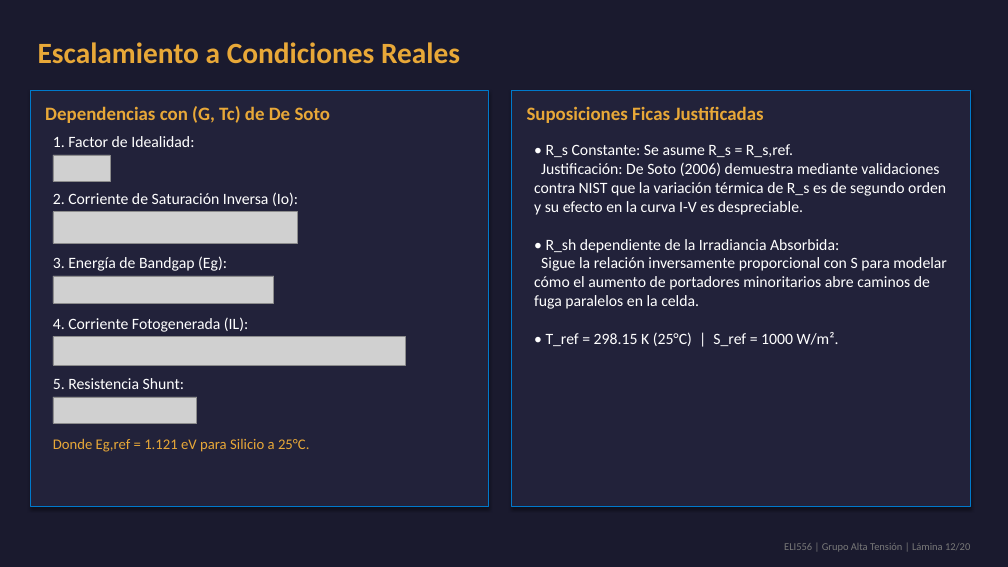
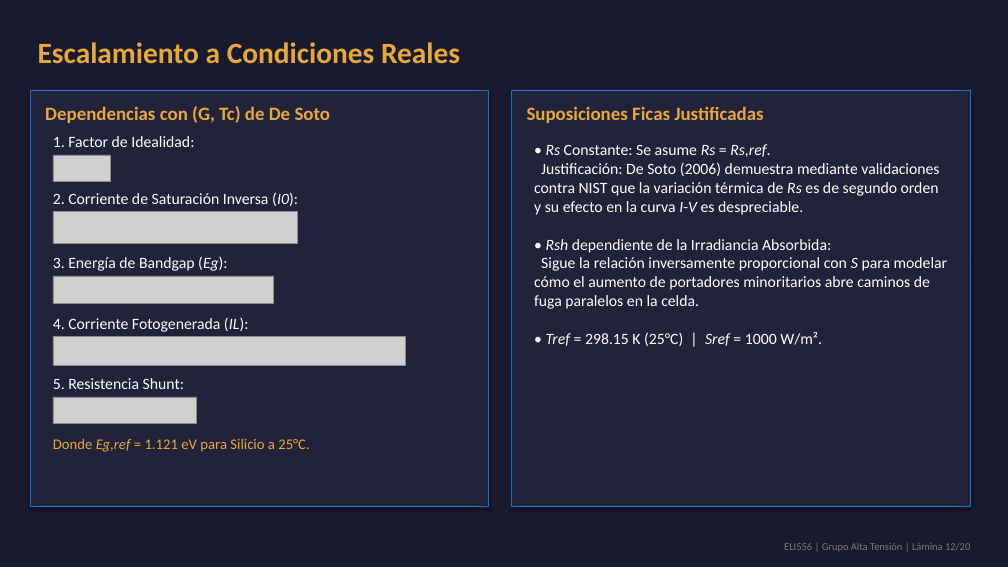
Before and after one commit to theChosen16/t2-paneles, a slide deck: slide 12 of output/Presentacion_Final_ELI556_Atacama.pptx. Drawn at 1008x567 pixels with LibreOffice and Linux fonts; fonts in the diff are those of the drawing; grey boxes stand for pictures. Boxes give left, top, right and bottom in pixels: in the first picture for what was removed or moved away, otherwise in the second. Text is boxed around its words. In the diff, an @@ line names an element or a change of style, - is before the commit and + after.

Commit message:
Fix visual overlaps and implement inline LaTeX variable formatting on slides 5,6,8,9,10,11,12,15,18,19

```diff
--- a/output/Presentacion_Final_ELI556_Atacama.pptx
+++ b/output/Presentacion_Final_ELI556_Atacama.pptx
@@ text at <box>534,144,948,346</box>: text changed @@
-• R_s Constante: Se asume R_s = R_s,ref.
-Justificación: De Soto (2006) demuestra mediante validaciones contra NIST que la variación térmica de R_s es de segundo orden y su efecto en la curva I-V es despreciable.
-• R_sh dependiente de la Irradiancia Absorbida:
-Sigue la relación inversamente proporcional con S para modelar cómo el aumento de portadores minoritarios abre caminos de fuga paralelos en la celda.
-• T_ref = 298.15 K (25°C) | S_ref = 1000 W/m².
+• Rs Constante: Se asume Rs = Rs,ref.
+Justificación: De Soto (2006) demuestra mediante validaciones contra NIST que la variación térmica de Rs es de segundo orden y su efecto en la curva I-V es despreciable.
+• Rsh dependiente de la Irradiancia Absorbida:
+Sigue la relación inversamente proporcional con S para modelar cómo el aumento de portadores minoritarios abre caminos de fuga paralelos en la celda.
+• Tref = 298.15 K (25°C) | Sref = 1000 W/m².
@@ text at <box>53,192,298,206</box>: text changed @@
-2. Corriente de Saturación Inversa (Io):
+2. Corriente de Saturación Inversa (I0):
@@ text "3. Energía de Bandgap (Eg):" at <box>53,256,227,271</box>: italic on in "(Eg):" @@
@@ text "4. Corriente Fotogenerada (IL):" at <box>53,318,249,332</box>: italic on in "(IL):" @@
@@ text "Donde Eg,ref = 1.121 eV ..." at <box>53,439,309,452</box>: italic on in "Eg,ref" @@
```
Also in this commit, not shown: 15 other slides changed, 11 other files.
